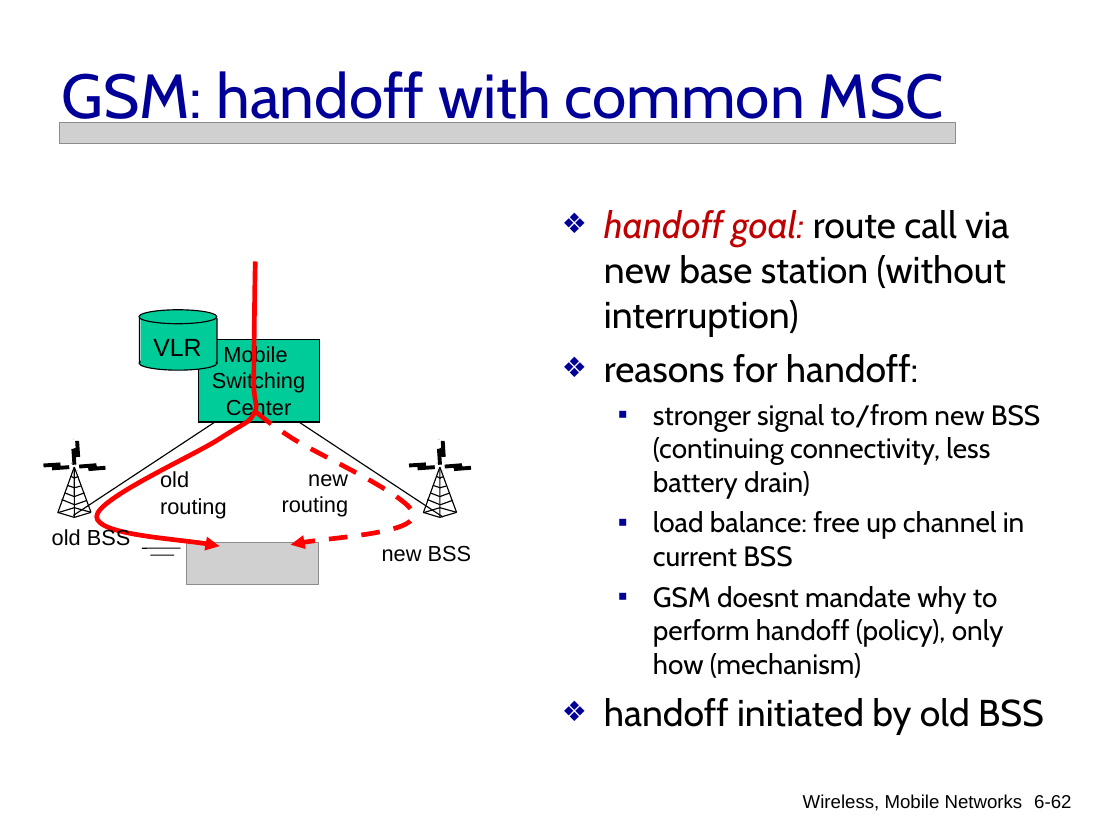
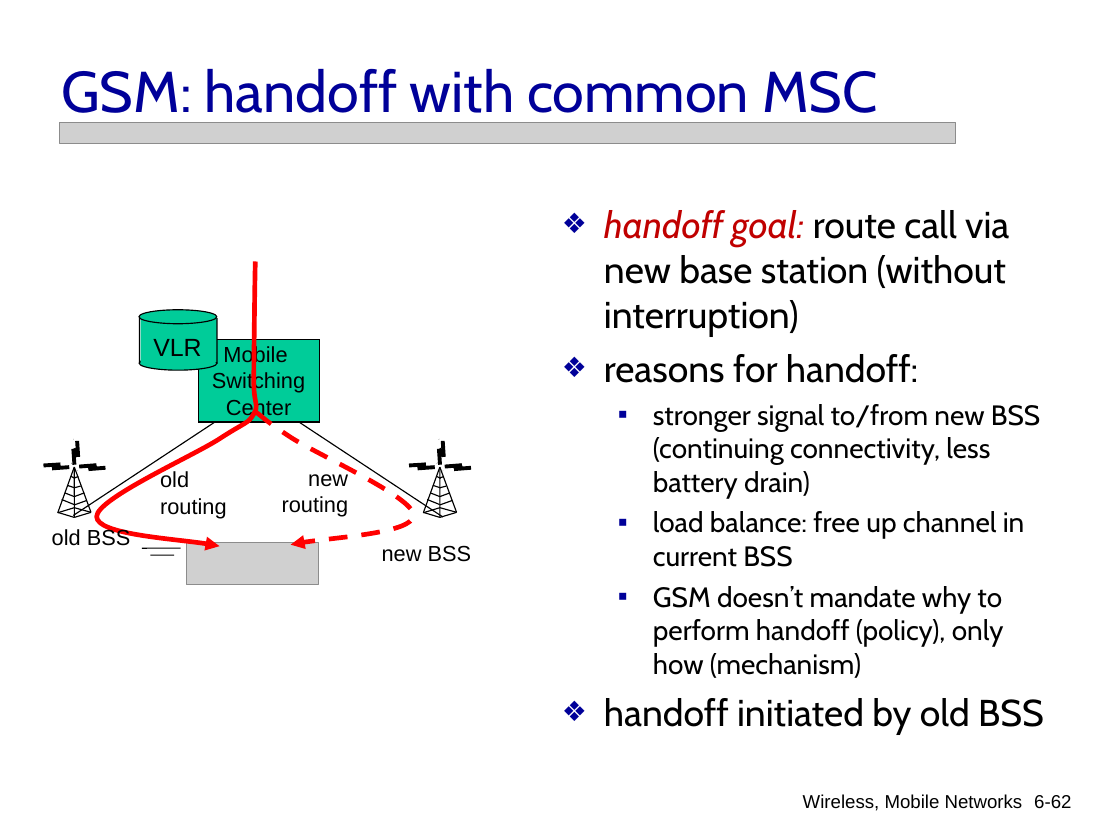
Before and after one commit to wangjin0818/Advanced-Computer-Network, a slide deck: slide 62 of week 11/Chapter_6_V6.0.ppt. Drawn at 1120x840 pixels with LibreOffice and Linux fonts; fonts in the diff are those of the drawing; grey boxes stand for pictures. Boxes give left, top, right and bottom in pixels: in the first picture for what was removed or moved away, otherwise in the second. Text is boxed around its words. In the diff, an @@ line names an element or a change of style, - is before the commit and + after.

Commit message:
20161222 fix！

```diff
--- a/week 11/Chapter_6_V6.0.ppt
+++ b/week 11/Chapter_6_V6.0.ppt
@@ text "GSM: handoff with common MSC" at (61, 69, 878, 125): size 40 to 37 pt; line spacing 1 to 0.9 @@
@@ text at (653, 586, 1004, 678): text changed @@
-  ▪ GSM doesnt mandate why to perform handoff (policy), only how (mechanism)
+  ▪ GSM doesn’t mandate why to perform handoff (policy), only how (mechanism)
```
Also in this commit, not shown: 16 other slides changed.
